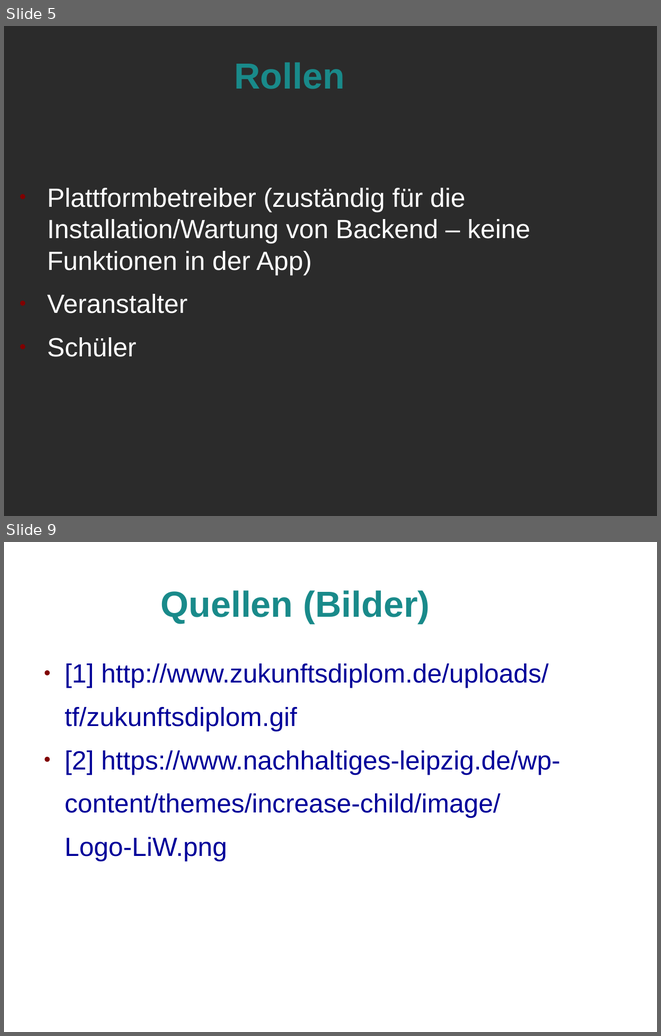
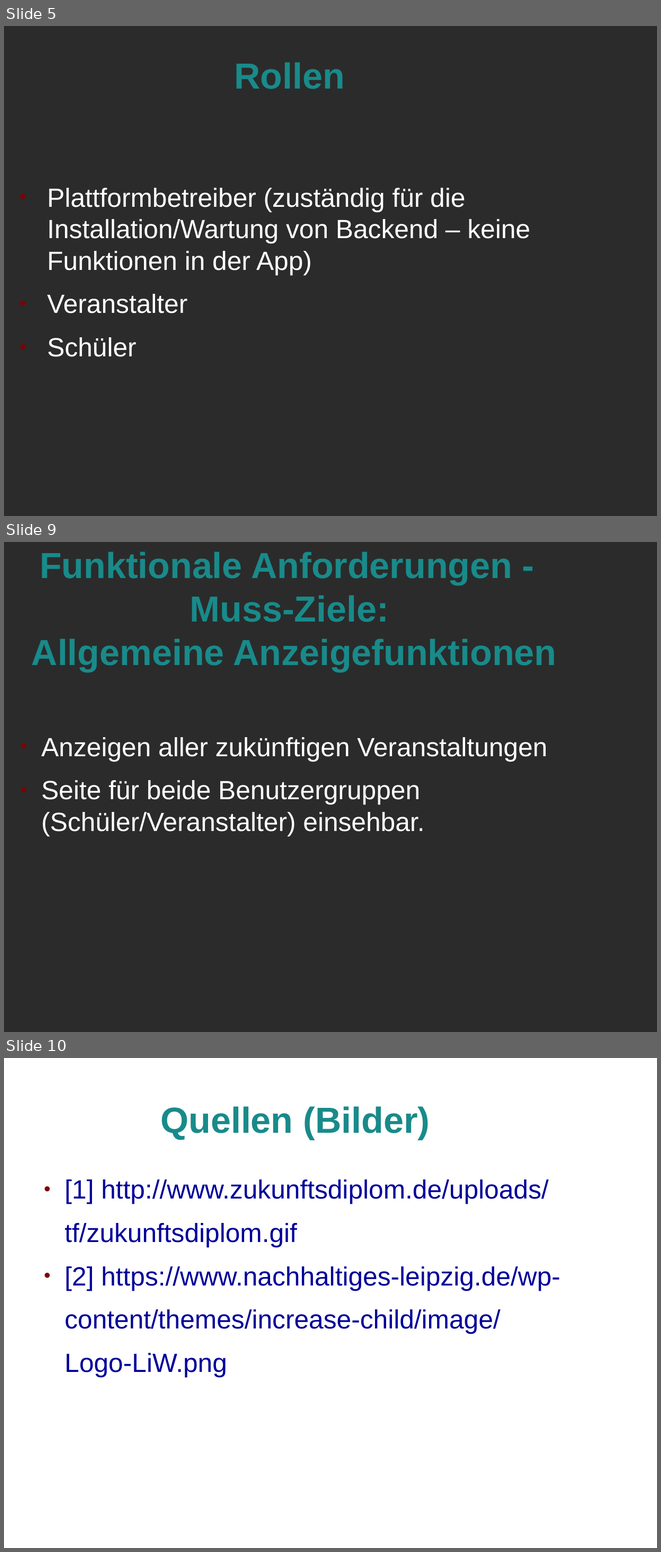
Before and after one commit to Marcel2603/hg17b, a slide deck: Dokumente/Review 1 Praesentation/Review 1.odp. Shown one above the other, each under a label of ours: slides 5 and 9 before the commit, slides 5, 9 and 10 after it; the slides between them are not shown. The pictures are 661x1036 and 661x1552 pixels, drawn with LibreOffice and Linux fonts; fonts in the diff are those of the drawing; background and template pictures are left out; a plain dark background stands for a picture behind light text. Boxes give left, top, right and bottom in pixels: in the first picture for what was removed or moved away, otherwise in the second. Text is boxed around its words. In the diff, an @@ line names an element or a change of style, - is before the commit and + after.

```diff
--- a/Dokumente/Review 1 Praesentation/Review 1.odp
+++ b/Dokumente/Review 1 Praesentation/Review 1.odp
@@ slide 9 added at (4, 542, 657, 1032), background picture (left out) @@
@@ title added at (32, 552, 556, 671), 44 pt, text #198A8A, bold @@
+Funktionale Anforderungen -
+Muss-Ziele:
+Allgemeine Anzeigefunktionen
@@ text added at (41, 737, 547, 836), 32 pt, text #FFFFFF @@
+● Anzeigen aller zukünftigen Veranstaltungen
+● Seite für beide Benutzergruppen (Schüler/Veranstalter) einsehbar.
@@ what was slide 9 is now slide 10 @@
```
Also in this commit, not shown: 3 slides changed.
